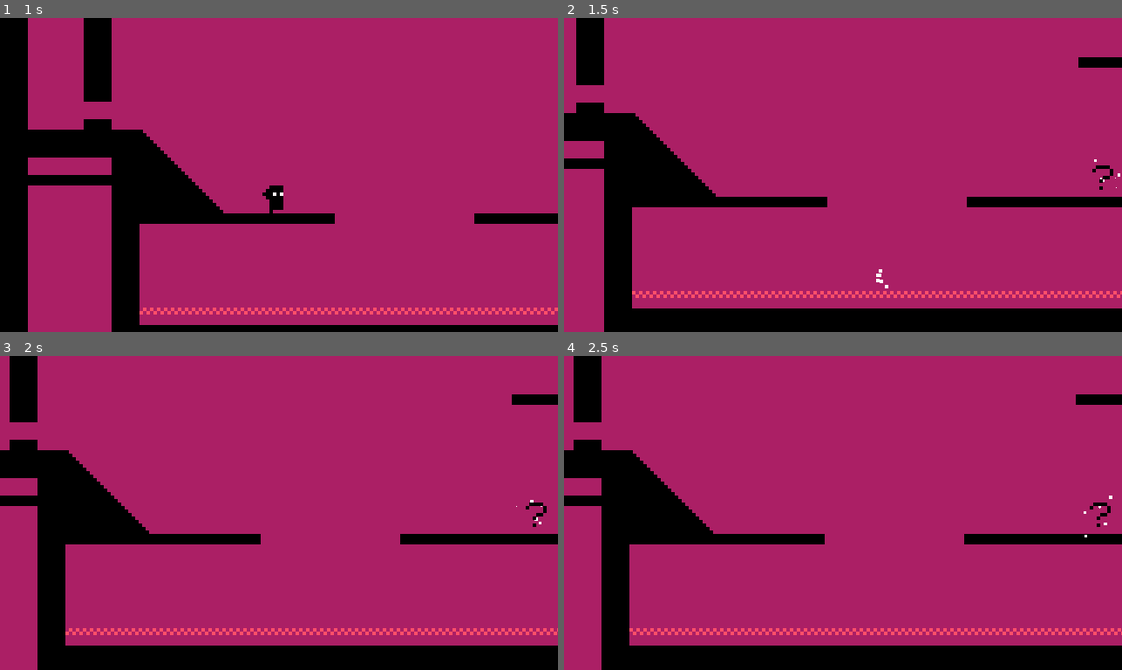
Above: before the commit, frames 1-4 (two rows, left to right).
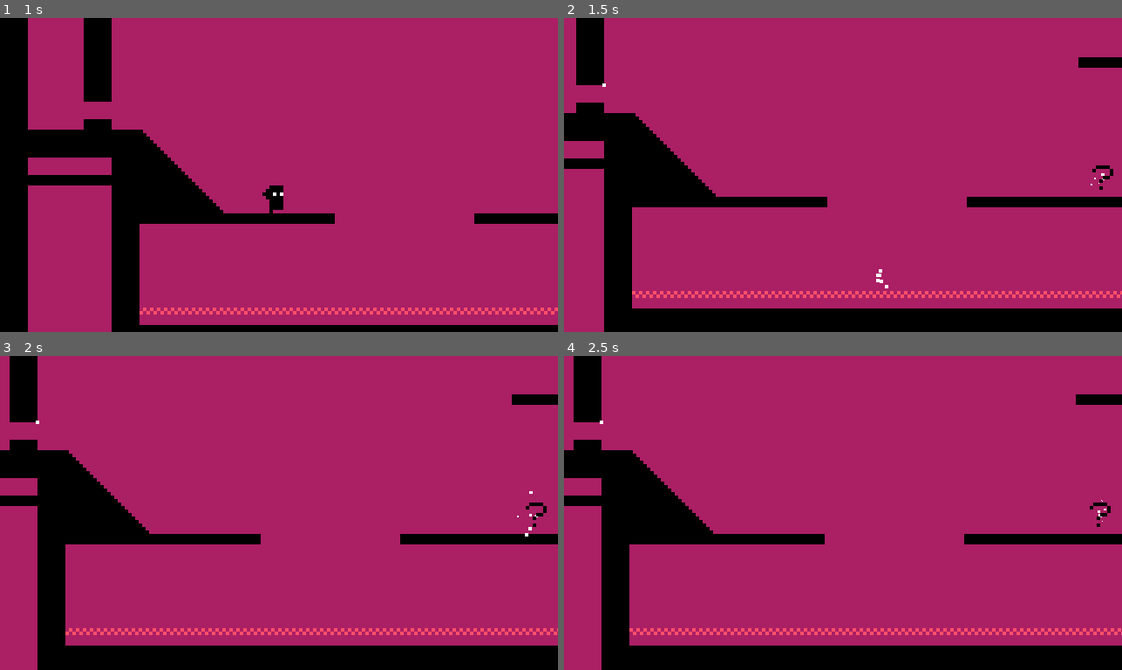
Above: after the commit, the same moments.

Repository: justindeogrades/godotminivania
Game: Godot game, scene res://scene_manager.tscn
Same seed, same stepped clock (60 frames per second), same inputs: the game is played once before the commit and once after it.
Inputs (mouse positions are in pixels of both pictures, inside the frame that each line leads up to):
- Up to frame 1 (1 s): tap Enter (ui_accept) at 0.5 s; move the mouse to (401, 159) at 0.52 s; hold D (right) from 0.53 s (still down); tap Shift (dash) at 0.6 s; click (401, 159) at 0.67 s; tap Space (jump) at 0.77 s
- Up to frame 2 (1.5 s): move the mouse to (731, 190) at 1.27 s; release D (right) at 1.28 s; hold S (down) from 1.28 s (still down); tap Shift (dash) at 1.35 s
- Up to frame 3 (2 s): keep holding S (down); tap Space (jump) at 1.52 s
- Up to frame 4 (2.5 s): tap Enter (ui_accept) at 2 s; move the mouse to (898, 443) at 2.02 s; release S (down) at 2.03 s; hold D (right) from 2.03 s (still down); tap Shift (dash) at 2.1 s

Frame 1 is identical in both runs. In frame 2, less than 0.1% of the frame differs, in the area x 6-100%, y 20-55%; in frame 3, less than 0.1%, in the area x 6-98%, y 20-58%; in frame 4, less than 0.1%.

Commit message:
Added the portal and win condition of needing orbs to open it

Diff:
--- a/Characters/Player.gd
+++ b/Characters/Player.gd
@@ -6,7 +6,7 @@
 @export var dash_velocity = 200
 @export var max_dash_frames = 20;
 @export var max_ghost_frames = 180;
-@export var max_powerup_frames = 300;
+@export var max_powerup_frames = 30;
 @export var max_ghost_cooldown_frames = 90;
 @export var death_frames_to_respawn = 120;
 @export var floor_pos_update_frames_interval = 10;
--- /dev/null
+++ b/Node2D.gd
@@ -0,0 +1,62 @@
+extends Node2D
+
+@onready var ring : Sprite2D = $Ring
+@onready var label : Label = $Label
+
+var lock_scene_path = "res://lock.tscn"
+var lock = [];
+var lock_y_offset = 32;
+var lock_x_offset = 24;
+var player_in_range = false;
+var lock_to_unlock = 0;
+var unlock_interval_frames_max = 60;
+var unlock_interval_frame_at = unlock_interval_frames_max;
+var orbs_to_collect = 8;
+
+# Called when the node enters the scene tree for the first time.
+func _ready():
+	lock.resize(8);
+	for i in 8:
+		lock[i] = load(lock_scene_path).instantiate();
+		add_child(lock[i]);
+		if i % 2 == 0:
+			lock[i].position.x -= lock_x_offset;
+			lock_y_offset -= 12;
+		else:
+			lock[i].position.x += lock_x_offset;
+		lock[i].position.y -= lock_y_offset;
+	#current_scene_node = load(queued_scene_path).instantiate()
+	#$Levels.add_child(current_scene_node);
+
+
+# Called every frame. 'delta' is the elapsed time since the previous frame.
+func _process(delta):
+	ring.rotation_degrees += 1;
+
+	if player_in_range:
+		if(unlock_interval_frame_at >= unlock_interval_frames_max):
+			if(Global.orbs_collected > lock_to_unlock):
+				lock[lock_to_unlock].unlock();
+				lock_to_unlock += 1;
+				unlock_interval_frame_at = 0;
+			else:
+				orbs_to_collect = 8 - Global.orbs_collected;
+				label.text = ("Collect " + str(orbs_to_collect) + " more orbs");
+				label.visible = true;
+		unlock_interval_frame_at += 1;
+
+func _on_area_2d_area_entered(area):
+	if area.is_in_group("RoomDetector"):
+		player_in_range = true;
+
+func _on_area_2d_area_exited(area):
+	if area.is_in_group("RoomDetector"):
+		player_in_range = false;
+		label.visible = false;
+		reset_locks();
+
+func reset_locks():
+	for j in 8:
+		lock[j].lock();
+	lock_to_unlock = 0;
+	unlock_interval_frame_at = unlock_interval_frames_max;
--- a/RedLevel.tscn
+++ b/RedLevel.tscn
@@ -7,6 +7,7 @@
 [ext_resource type="TileSet" uid="uid://b2hd3pg5ga6bb" path="res://Tilesets/ghost.tres" id="4_f07mf"]
 [ext_resource type="Script" path="res://SceneWarp.gd" id="6_kus0f"]
 [ext_resource type="PackedScene" uid="uid://dbjlbtwxu461" path="res://powerup.tscn" id="7_5ve3a"]
+[ext_resource type="PackedScene" uid="uid://b31e22mx2asir" path="res://portal.tscn" id="8_4ifu0"]
 
 [sub_resource type="RectangleShape2D" id="RectangleShape2D_k85km"]
 size = Vector2(188, 128)
@@ -79,12 +80,15 @@
 position = Vector2(143, 27)
 
 [node name="Dash" parent="." instance=ExtResource("7_5ve3a")]
-position = Vector2(201, 60)
+position = Vector2(168, 11)
 ability_to_unlock = 1
 
 [node name="Ghost" parent="." instance=ExtResource("7_5ve3a")]
 position = Vector2(292, 4)
 ability_to_unlock = 2
 
+[node name="Portal" parent="." instance=ExtResource("8_4ifu0")]
+position = Vector2(229, 40)
+
 [connection signal="body_entered" from="SceneWarp" to="SceneWarp" method="_on_body_entered"]
 [connection signal="body_entered" from="SceneWarp2" to="SceneWarp2" method="_on_body_entered"]
--- /dev/null
+++ b/Sprite2D.gd
@@ -0,0 +1,25 @@
+extends AnimatedSprite2D
+
+@onready var particles : GPUParticles2D = $GPUParticles2D
+
+var unlocked = false;
+# Called when the node enters the scene tree for the first time.
+func _ready():
+	pass
+
+
+# Called every frame. 'delta' is the elapsed time since the previous frame.
+func _process(delta):
+	pass
+
+func unlock():
+	frame = 1;
+	particles.emitting = true;
+	unlocked = true;
+
+func lock():
+	frame = 0;
+	unlocked = false;
+
+#func _draw():
+	#draw_line(Vector2(position.x, position.y), Vector2(get_parent().position.x, get_parent().position.y), Color(255, 0, 0), 1)
--- a/global.gd
+++ b/global.gd
@@ -11,6 +11,7 @@
 var warp_dir = 0;
 var main_menu_created = false;
 var ability_unlocked = [false, false, false];
+var orbs_collected = 6;
 
 # Called when the node enters the scene tree for the first time.
 func _ready():
--- /dev/null
+++ b/lock.tscn
@@ -0,0 +1,49 @@
+[gd_scene load_steps=7 format=3 uid="uid://bkjt8frwh31b2"]
+
+[ext_resource type="Texture2D" uid="uid://hc71682rqs1y" path="res://Sprites/lock sheet.png" id="1_he7dp"]
+[ext_resource type="Script" path="res://Sprite2D.gd" id="2_6cajs"]
+
+[sub_resource type="AtlasTexture" id="AtlasTexture_tev4q"]
+atlas = ExtResource("1_he7dp")
+region = Rect2(0, 0, 8, 8)
+
+[sub_resource type="AtlasTexture" id="AtlasTexture_bumtm"]
+atlas = ExtResource("1_he7dp")
+region = Rect2(32, 0, 8, 8)
+
+[sub_resource type="SpriteFrames" id="SpriteFrames_apjd8"]
+animations = [{
+"frames": [{
+"duration": 1.0,
+"texture": SubResource("AtlasTexture_tev4q")
+}, {
+"duration": 1.0,
+"texture": SubResource("AtlasTexture_bumtm")
+}],
+"loop": true,
+"name": &"default",
+"speed": 5.0
+}]
+
+[sub_resource type="ParticleProcessMaterial" id="ParticleProcessMaterial_301co"]
+lifetime_randomness = 0.13
+particle_flag_disable_z = true
+direction = Vector3(0, 1, 0)
+gravity = Vector3(0, 0, 0)
+initial_velocity_min = 80.0
+initial_velocity_max = 120.0
+orbit_velocity_min = 0.0
+orbit_velocity_max = 0.0
+
+[node name="Lock" type="AnimatedSprite2D"]
+sprite_frames = SubResource("SpriteFrames_apjd8")
+frame_progress = 0.251503
+speed_scale = 0.0
+script = ExtResource("2_6cajs")
+
+[node name="GPUParticles2D" type="GPUParticles2D" parent="."]
+emitting = false
+process_material = SubResource("ParticleProcessMaterial_301co")
+one_shot = true
+explosiveness = 1.0
+randomness = 1.0
--- /dev/null
+++ b/portal.tscn
@@ -0,0 +1,43 @@
+[gd_scene load_steps=7 format=3 uid="uid://b31e22mx2asir"]
+
+[ext_resource type="Script" path="res://Node2D.gd" id="1_s2yfa"]
+[ext_resource type="Texture2D" uid="uid://bovtfxyd3ylos" path="res://Sprites/portal ring.png" id="2_2ak0s"]
+[ext_resource type="Texture2D" uid="uid://b0xsbeum5iv38" path="res://Sprites/portal path.png" id="3_d2qm7"]
+[ext_resource type="FontFile" uid="uid://bjtqxsp1mkeqg" path="res://Fonts/disposabledroid-bb.regular.ttf" id="4_asq5y"]
+
+[sub_resource type="RectangleShape2D" id="RectangleShape2D_k5wpb"]
+size = Vector2(40, 34)
+
+[sub_resource type="LabelSettings" id="LabelSettings_3fjjf"]
+font = ExtResource("4_asq5y")
+font_size = 8
+
+[node name="Portal" type="Node2D"]
+script = ExtResource("1_s2yfa")
+
+[node name="Ring" type="Sprite2D" parent="."]
+texture = ExtResource("2_2ak0s")
+
+[node name="Path" type="Sprite2D" parent="."]
+texture = ExtResource("3_d2qm7")
+
+[node name="GPUParticles2D" type="GPUParticles2D" parent="."]
+
+[node name="Area2D" type="Area2D" parent="."]
+
+[node name="CollisionShape2D" type="CollisionShape2D" parent="Area2D"]
+position = Vector2(0, 7)
+shape = SubResource("RectangleShape2D_k5wpb")
+
+[node name="Label" type="Label" parent="."]
+visible = false
+offset_left = -33.0
+offset_top = -39.0
+offset_right = 33.0
+offset_bottom = -16.0
+text = "Collect 8 more orbs"
+label_settings = SubResource("LabelSettings_3fjjf")
+horizontal_alignment = 1
+
+[connection signal="area_entered" from="Area2D" to="." method="_on_area_2d_area_entered"]
+[connection signal="area_exited" from="Area2D" to="." method="_on_area_2d_area_exited"]
Not shown: 1 places in RedLevel.tscn that only renumber resources
Binary file added: Sprites/lock sheet.png
Not shown, added: Sprites/lock sheet.png.import
Binary file added: Sprites/portal path.png
Not shown, added: Sprites/portal path.png.import
Binary file added: Sprites/portal ring.png
Not shown, added: Sprites/portal ring.png.import
